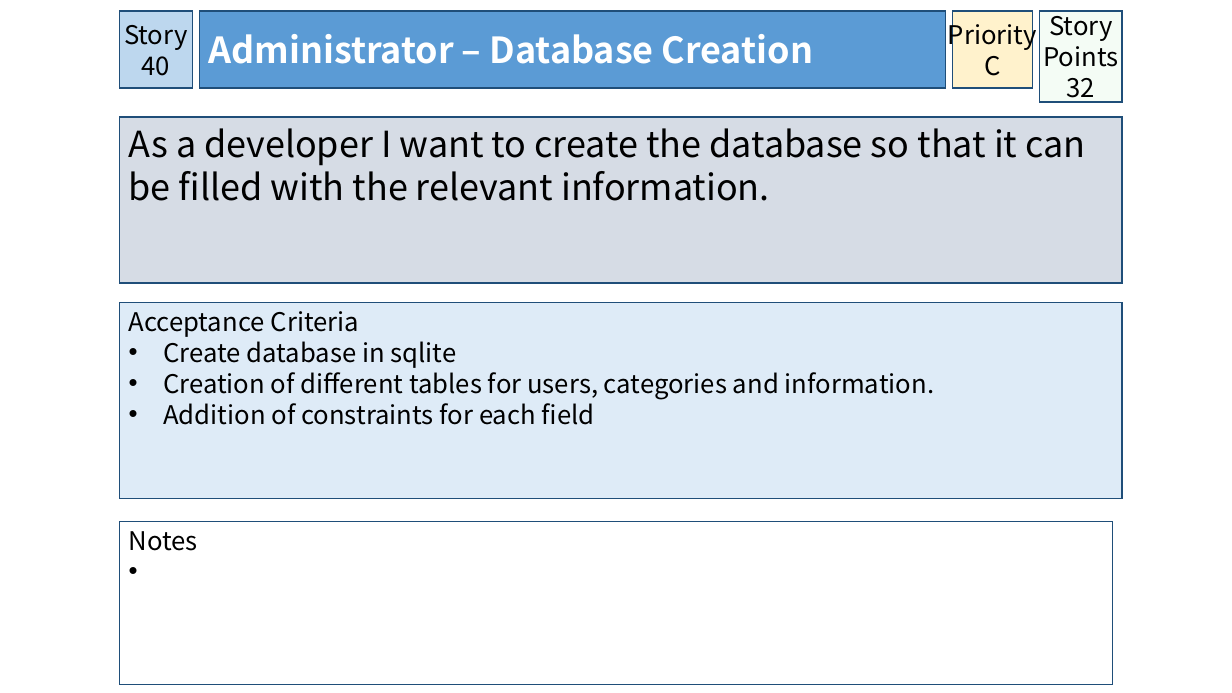
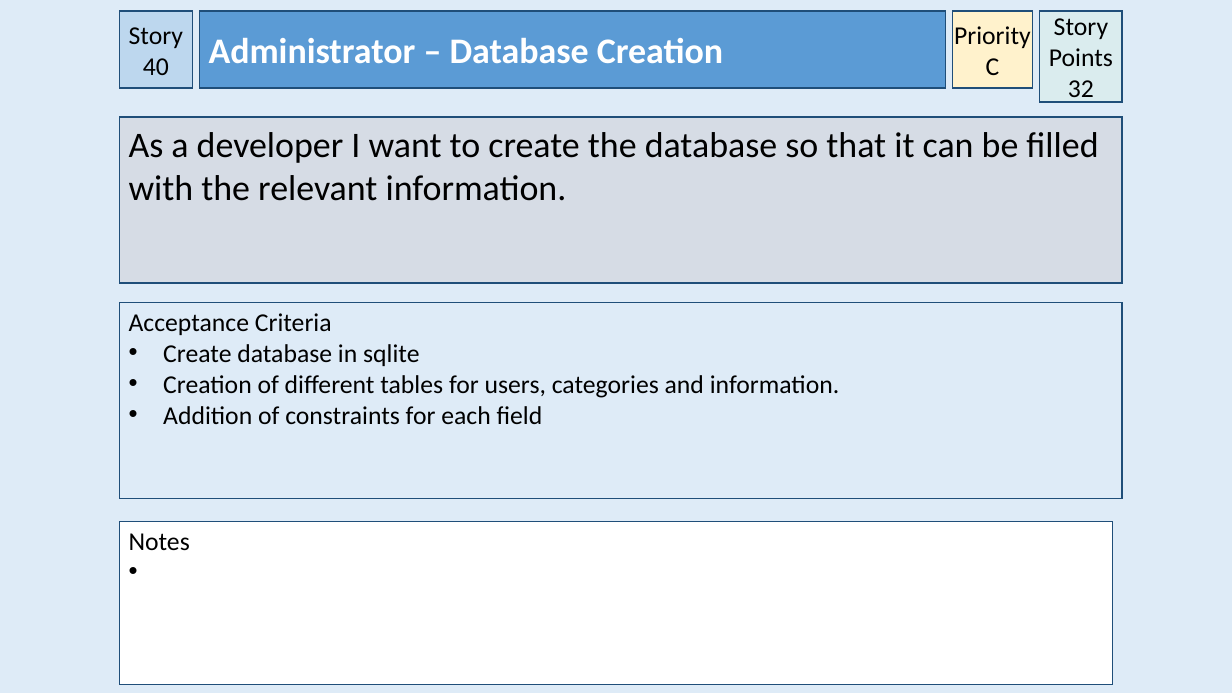
Before and after one commit to owencharters/IFB299, a slide deck: slide 33 of IFB299 - Collaborated User Stories - 2.pptx. Drawn at 1232x693 pixels with LibreOffice and Linux fonts; fonts in the diff are those of the drawing. Boxes give left, top, right and bottom in pixels: in the first picture for what was removed or moved away, otherwise in the second. Text is boxed around its words. In the diff, an @@ line names an element or a change of style, - is before the commit and + after.

```diff
--- a/IFB299 - Collaborated User Stories - 2.pptx
+++ b/IFB299 - Collaborated User Stories - 2.pptx
@@ background #FFFFFF to #DEEBF7 @@
@@ font Noto Sans CJK KR to Calibri in 7 elements at <box>119,11,192,88</box>, <box>200,11,945,88</box>, <box>119,117,1122,284</box>, <box>119,302,1122,498</box>, <box>1040,11,1122,102</box>, <box>953,11,1033,88</box>, <box>119,521,1113,685</box> @@
```
Also in this commit, not shown: 35 other slides changed.
